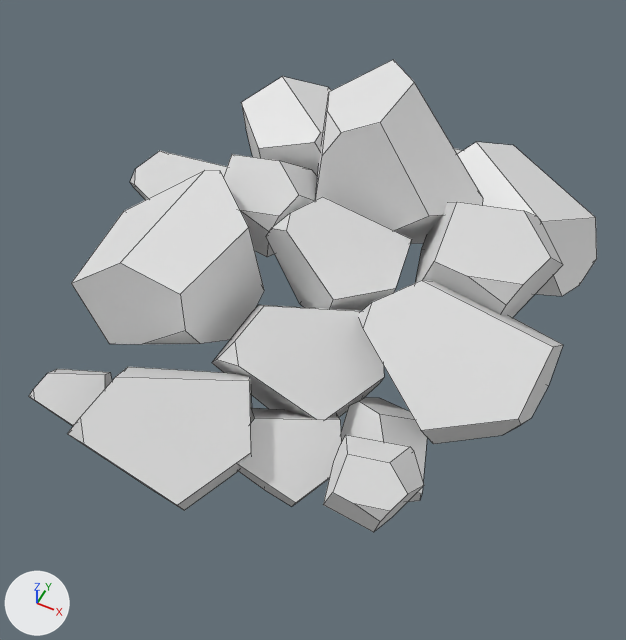
What one commit did to the Blender file Assets/Rendering/Models/Items/coal.blend.
Rendered twice from a camera (50 mm lens) standing at (0.295, -0.685, 0.806) and looking at (-0.012, -0.072, 0.04). The axes (+X, +Y, +Z) are drawn at lower left. The lights are the same throughout. Mesh edges are drawn as thin lines.

Script lines for the objects in view, before the commit:
```python
me_sphere_015 = bpy.data.meshes.new('Sphere.015')
me_sphere_015.from_pydata(...)  # 288 vertices, 176 faces; spans x -0.362..0.264, y -0.364..0.376, z -0.082..0.253
ob_sphere_015 = bpy.data.objects.new('Sphere.015', me_sphere_015)
ob_sphere_015.location = (0.0, 0.0, 0.0)
```
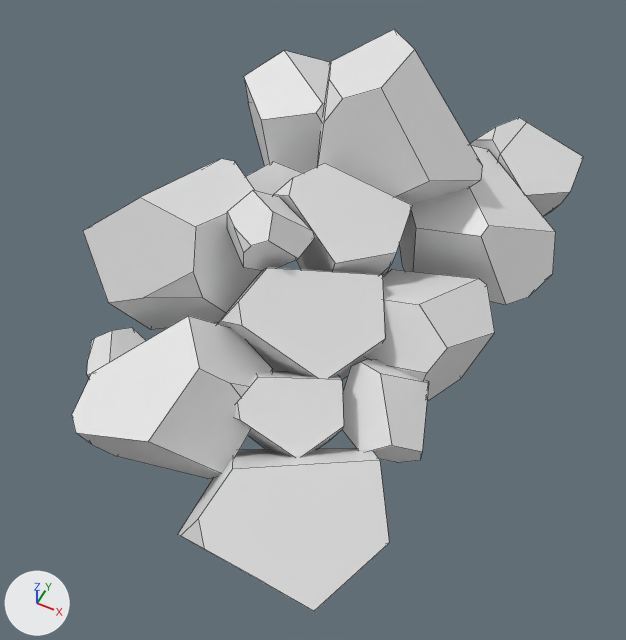
Diff of the bpy script that builds the scene:
```diff
--- a/Assets/Rendering/Models/Items/coal.blend.py
+++ b/Assets/Rendering/Models/Items/coal.blend.py
@@ me_sphere_015 @@
-me_sphere_015.from_pydata(...)  # 288 vertices, 176 faces; spans x -0.362..0.264, y -0.364..0.376, z -0.082..0.253
+me_sphere_015.from_pydata(...)  # 311 vertices, 192 faces; spans x -0.287..0.218, y -0.398..0.386, z -0.075..0.298
+# me_sphere_015 part 1: the loose piece of 18 vertices spanning x -0.106..0.068, y -0.073..0.077, z 0.002..0.152 is multiplied about its middle by the matrix ((-0.266, 0.431, -0.245), (-0.281, 0.099, 0.478), (0.409, 0.348, 0.168)), then moved by (-0.045, -0.082, 0.095)
+# me_sphere_015 part 2: the loose piece of 18 vertices spanning x -0.116..0.121, y 0.037..0.246, z 0.01..0.253 is multiplied about its middle by the matrix ((-0.445, 0.07, 0.517), (0.522, 0.074, 0.439), (-0.011, 0.678, -0.101)), then moved by (-0.017, -0.128, -0.003)
+# me_sphere_015 part 3: the loose piece of 18 vertices spanning x 0.059..0.232, y -0.018..0.146, z 0.025..0.193 is multiplied about its middle by the matrix ((0.5, 1.091, 0.152), (-1.046, 0.418, 0.442), (0.346, -0.314, 1.116)), then moved by (-0.142, 0.068, 0.078)
+# me_sphere_015 part 4: the loose piece of 18 vertices spanning x 0.039..0.264, y -0.17..0.048, z -0.051..0.148 is multiplied about its middle by the matrix ((-0.087, 0.424, -0.651), (-0.646, 0.326, 0.298), (0.433, 0.57, 0.314)), then moved by (-0.048, 0.03, -0.003)
+# me_sphere_015 part 5: the loose piece of 18 vertices spanning x -0.222..-0.075, y -0.004..0.135, z 0.011..0.152 is multiplied about its middle by the matrix ((0.657, -0.658, -0.168), (0.654, 0.676, -0.093), (0.185, -0.052, 0.925)), then moved by (-0.009, 0.004, -0.024)
+# me_sphere_015 part 6: the loose piece of 18 vertices spanning x -0.304..-0.095, y -0.195..0.044, z -0.056..0.157 is multiplied about its middle by the matrix ((0.943, 0.008, -0.061), (0.015, 0.881, 0.342), (0.06, -0.343, 0.879)), then moved by (0.012, 0.0, 0.034)
+# me_sphere_015 part 7: the loose piece of 18 vertices spanning x -0.095..0.099, y -0.204..-0.019, z -0.059..0.116 is scaled about its middle by 0.945, then moved by (0.0, 0.006, 0.057)
+# me_sphere_015 part 8: the loose piece of 18 vertices spanning x -0.174..0.021, y -0.364..-0.179, z -0.044..0.13 is multiplied about its middle by the matrix ((0.564, 0.021, -0.758), (-0.035, 0.944, 0.001), (0.757, 0.028, 0.565)), then moved by (-0.002, 0.015, 0.026)
+# me_sphere_015 part 9: the loose piece of 18 vertices spanning x -0.274..-0.03, y 0.134..0.333, z -0.074..0.119 is scaled about its middle by 0.945, then moved by (0.008, -0.013, 0.058)
+# me_sphere_015 part 10: the loose piece of 18 vertices spanning x 0.022..0.26, y 0.12..0.318, z -0.082..0.109 is multiplied about its middle by the matrix ((0.932, 0.153, 0.043), (-0.153, 0.932, 0.015), (-0.04, -0.022, 0.944)), then moved by (-0.036, -0.078, 0.044)
+# me_sphere_015 part 11: the loose piece of 18 vertices spanning x -0.038..0.099, y -0.284..-0.155, z -0.064..0.059 is multiplied about its middle by the matrix ((1.524, -0.063, -0.12), (0.063, 1.529, -0.005), (0.12, 0.0, 1.525)), then moved by (0.051, -0.078, 0.023)
+# me_sphere_015 part 12: the loose piece of 18 vertices spanning x -0.286..-0.194, y -0.295..-0.207, z -0.067..0.016 is scaled about its middle by 1.39, then moved by (0.269, 0.044, 0.082)
+# me_sphere_015 part 13: the loose piece of 18 vertices spanning x 0.075..0.182, y -0.227..-0.114, z -0.07..0.041 is scaled about its middle by 0.945, then moved by (-0.007, 0.009, 0.06)
+# me_sphere_015 part 14: the loose piece of 18 vertices spanning x -0.362..-0.203, y 0.008..0.15, z -0.054..0.087 is multiplied about its middle by the matrix ((-0.442, -0.269, 0.22), (-0.345, 0.302, -0.325), (0.038, -0.391, -0.402)), then moved by (0.1, -0.293, 0.007)
+# me_sphere_015 part 15: the loose piece of 18 vertices spanning x 0.099..0.195, y -0.309..-0.218, z 0.046..0.138 is multiplied about its middle by the matrix ((-0.664, -1.09, 0.093), (0.433, -0.162, 1.194), (-1.005, 0.651, 0.453)), then moved by (-0.218, 0.585, -0.055)
+# me_sphere_015 part 16: a new loose piece of 23 vertices spanning x 0.051..0.201, y 0.208..0.337, z 0.003..0.137
```

Changed parts and their boxes (x1, y1, x2, y2) in the pictures (626 x 640 px; the box of a moved part takes in the faces that stretch with it):
'Sphere.015', reshaped (10% narrower, 23% taller)
    before: (29, 60, 597, 532)
    after: (72, 29, 583, 611)
part 1 of me_sphere_015, moved or reshaped
    before: (266, 197, 412, 310)
    after: (227, 190, 315, 271)
part 2 of me_sphere_015, moved or reshaped
    before: (315, 60, 483, 244)
    after: (274, 163, 412, 275)
part 3 of me_sphere_015, moved or reshaped
    before: (415, 202, 563, 317)
    after: (317, 29, 483, 205)
part 4 of me_sphere_015, moved or reshaped
    before: (358, 280, 563, 444)
    after: (365, 269, 495, 401)
part 5 of me_sphere_015, moved or reshaped
    before: (224, 154, 317, 257)
    after: (246, 161, 302, 195)
part 6 of me_sphere_015, moved or reshaped
    before: (71, 170, 264, 344)
    after: (83, 159, 261, 330)
part 7 of me_sphere_015, moved or reshaped
    before: (212, 305, 384, 419)
    after: (217, 268, 385, 379)
part 8 of me_sphere_015, moved or reshaped
    before: (67, 367, 252, 510)
    after: (72, 316, 273, 478)
part 9 of me_sphere_015, moved or reshaped
    before: (241, 76, 332, 177)
    after: (244, 50, 330, 173)
part 10 of me_sphere_015, moved or reshaped
    before: (457, 142, 597, 296)
    after: (400, 146, 556, 305)
part 11 of me_sphere_015, moved or reshaped
    before: (238, 408, 341, 506)
    after: (178, 449, 389, 611)
part 12 of me_sphere_015, moved or reshaped
    before: (29, 369, 112, 426)
    after: (234, 371, 344, 457)
part 13 of me_sphere_015, moved or reshaped
    before: (341, 397, 427, 502)
    after: (342, 359, 429, 463)
part 14 of me_sphere_015, moved or reshaped
    before: (130, 151, 227, 200)
    after: (87, 328, 146, 378)
part 15 of me_sphere_015, moved or reshaped (not visible afterwards)
    before: (323, 435, 424, 532)
part 16 of me_sphere_015, added
    after: (470, 117, 583, 216)
